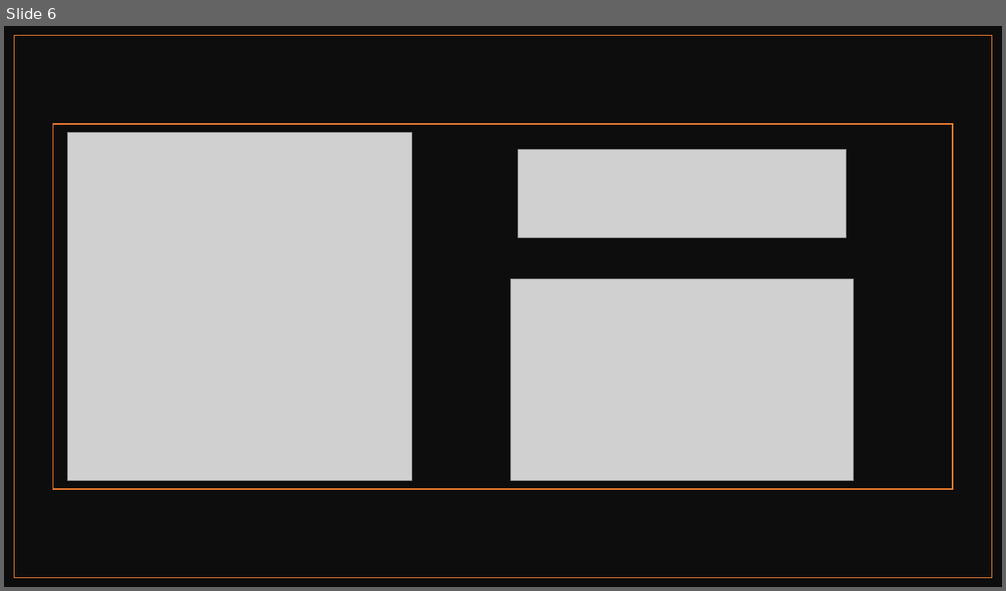
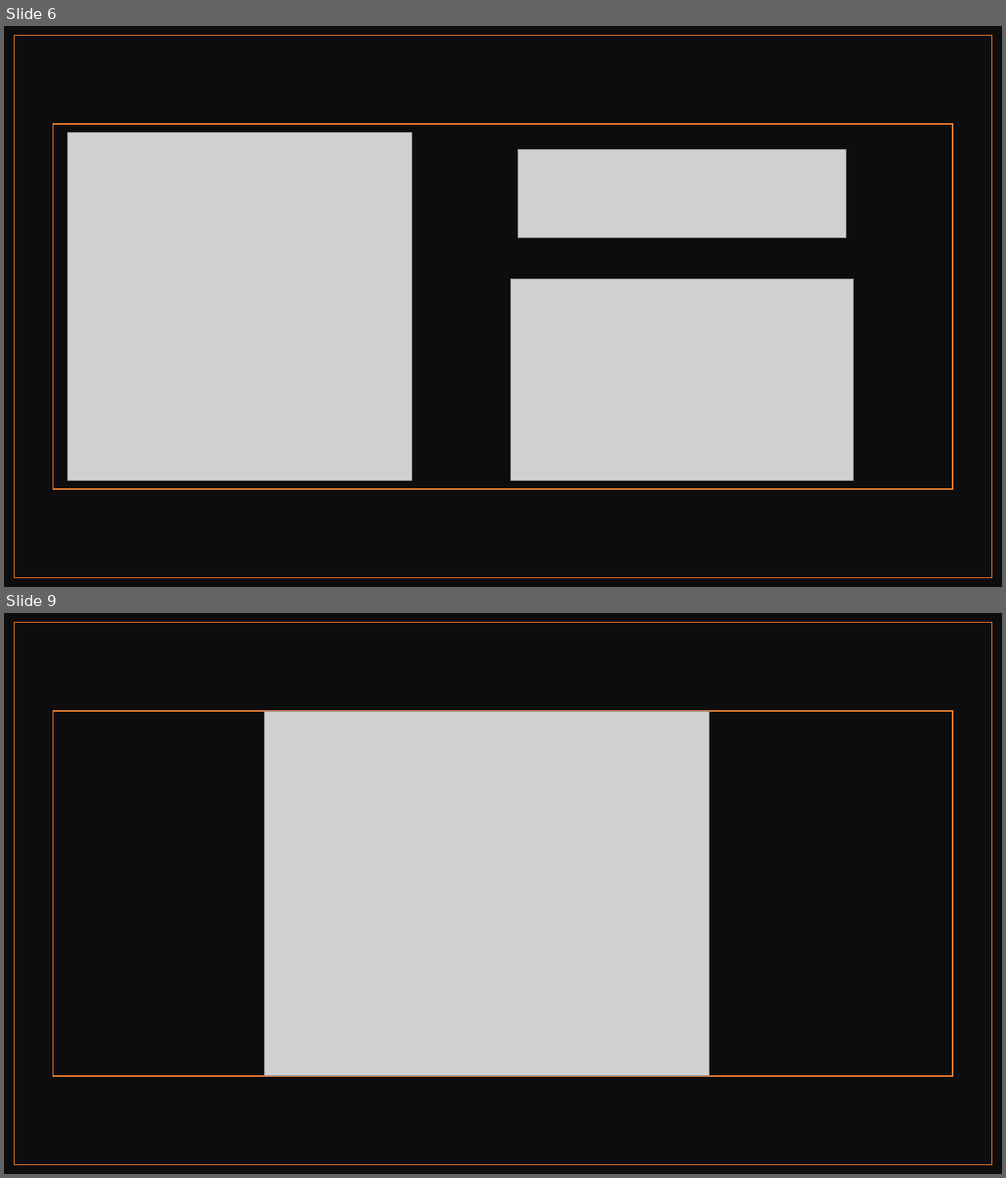
Before and after one commit to kulacs-kristof/11A_Prog_Projekt, a slide deck: A program működése.pptx. Shown one above the other, each under a label of ours: slide 6 before the commit, slides 6 and 9 after it; the slides between them are not shown. The pictures are 1006x591 and 1006x1178 pixels, drawn with LibreOffice and Linux fonts; fonts in the diff are those of the drawing; grey boxes stand for pictures. Boxes give left, top, right and bottom in pixels: in the first picture for what was removed or moved away, otherwise in the second. Text is boxed around its words. In the diff, an @@ line names an element or a change of style, - is before the commit and + after.

```diff
--- a/A program működése.pptx
+++ b/A program működése.pptx
@@ slide 9 added at (4, 613, 1002, 1174), background #FFFFFF @@
@@ rectangle added at (4, 613, 1002, 1174), fill #0D0D0D @@
@@ rectangle added at (15, 623, 992, 1165), outline #ED7D31 1 pt @@
@@ rectangle added at (53, 711, 953, 1076), outline #ED7D31 1 pt @@
@@ picture added at (265, 711, 710, 1076) @@
```
Also in this commit, not shown: 3 other slides added.
